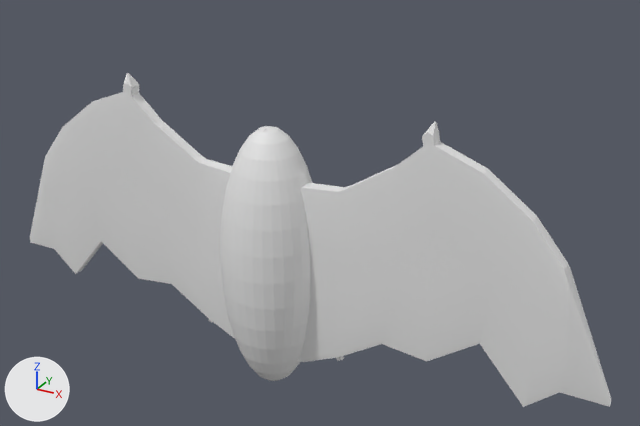
The Blender file 3D Mod Current/01-Models/Fledermaus.blend, before and after one commit.
The view is the same before and after, from a 50 mm camera at (6.15, -9.73, 5.78) aimed at (0.62, 0.33, 0.75). The lights are fixed; the arrows at lower left show +X, +Y and +Z.
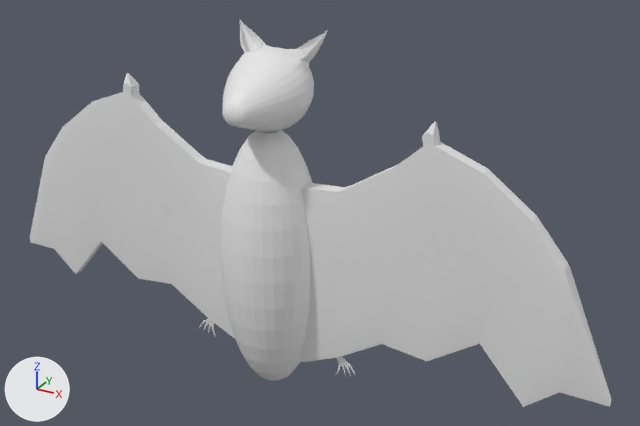
Pixel boxes [x1, y1, x2, y2] of what changed, in the pictures (640 x 426 px):
'Head', added: after [222, 19, 328, 132]
part 1 of me_sphere, built on: before [209, 126, 344, 361]; after [200, 130, 355, 376]

Edits to the bpy script that builds the scene:
```text
Change me_sphere:
    used by ob_sphere; location = (0.0, 0.0, 0.0); scale = (0.737, 0.737, 2.02)
    remove me_sphere.from_pydata(...)  # 1445 vertices, 1471 faces; spans x -0.02..6.65, y -1.0..1.0, z -1.0..1.22
    add me_sphere.from_pydata(...)  # 1558 vertices, 1538 faces; spans x -0.02..6.65, y -1.0..1.0, z -1.0..1.22
    me_sphere part 1
    63 vertices are removed from x -0.02..1.6, y -0.19..0.19, z -0.67..1.0
    115 faces are deleted
    2 vertices move within x 0.0, y -0.2..0.2, z 0.98
    176 vertices are added at x 0.01..1.87, y -0.2..0.2, z -0.8..0.98
    182 new faces join them
Add me_sphere_001:
    me_sphere_001.from_pydata(...)  # 1308 vertices, 1345 faces; spans x 0.0..1.1, y -1.75..0.73, z -1.5..0.95
Add ob_head:
    ob_head = bpy.data.objects.new('Head', me_sphere_001)
    ob_head.location = (0.0, 0.24, 2.8)
    ob_head.scale = (0.627, 0.627, 0.548)
    _m = ob_head.modifiers.new('Mirror', 'MIRROR')
    _m.use_clip = True
```
